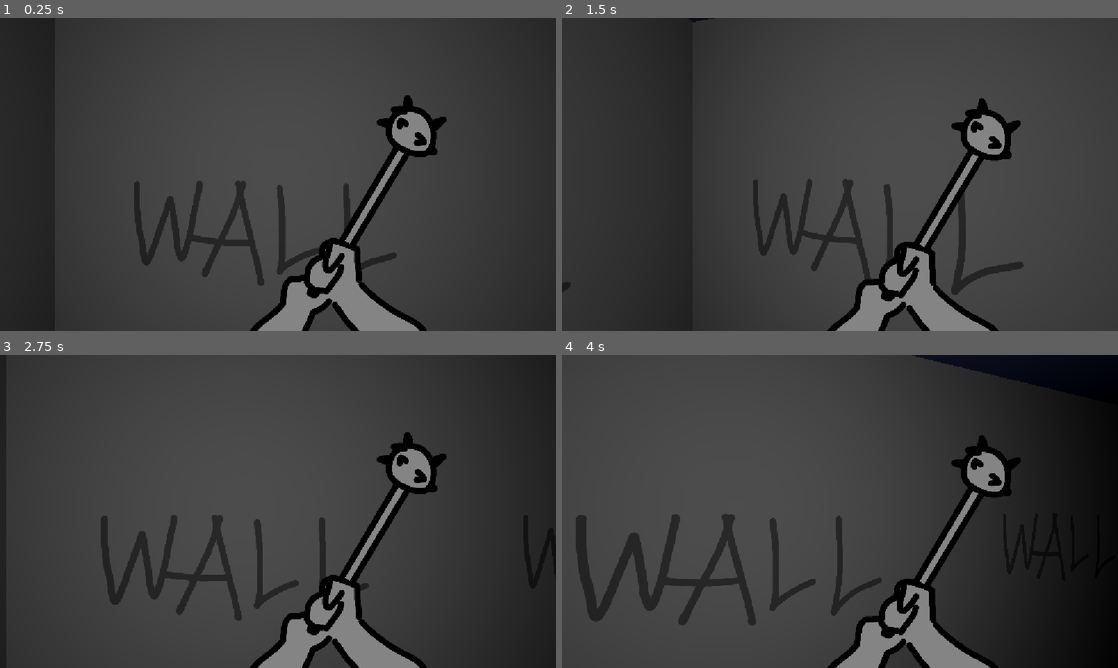
Above: before the commit, frames 1-4 (two rows, left to right).
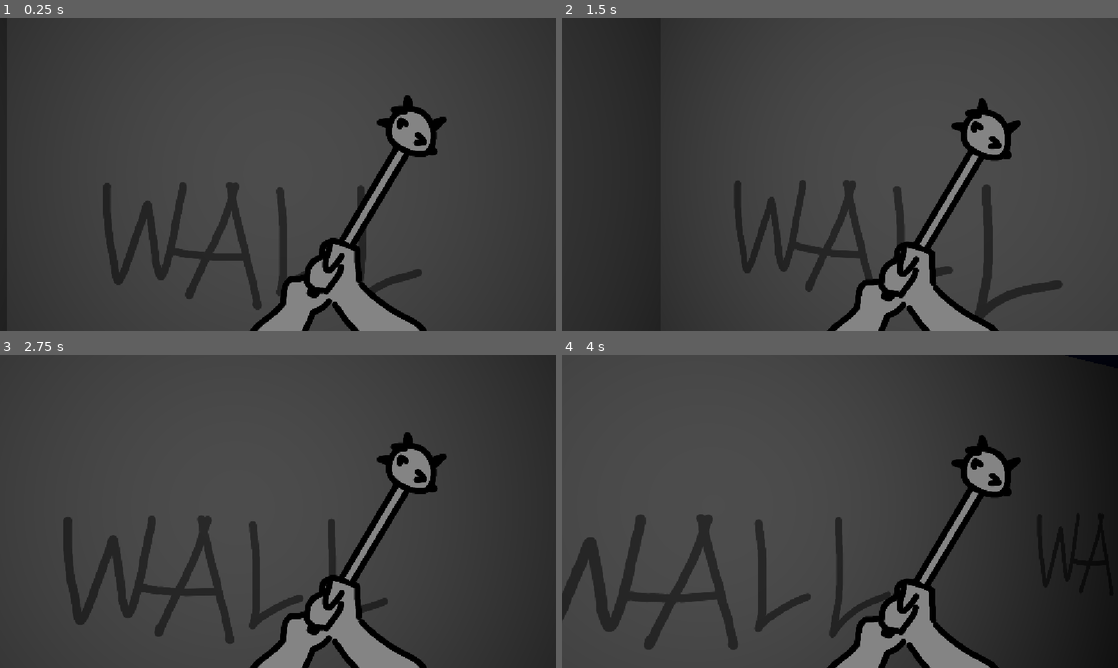
Above: after the commit, the same moments.

Repository: kerivin/dungeon-crawler
Game: Godot game, scene res://scenes/level.tscn
Two runs of this game, one before a commit and one after it. Both use one fixed random seed, a clock stepped at 60 frames per second and the inputs below. The project has no main scene, so this scene is started directly.
Inputs (mouse positions are in pixels of both pictures, inside the frame that each line leads up to):
- Up to frame 1 (0.25 s): no input
- Up to frame 2 (1.5 s): tap Enter at 0.5 s; move the mouse to (867, 174) at 0.52 s; hold Up (move_forward) from 0.53 s (still down); move the mouse to (812, 174) at 1.27 s
- Up to frame 3 (2.75 s): keep holding Up (move_forward); move the mouse to (289, 505) at 2.02 s
- Up to frame 4 (4 s): keep holding Up (move_forward); tap Space at 2.75 s; move the mouse to (834, 517) at 2.77 s; move the mouse to (878, 514) at 3.52 s

The runs differ from the first frame. In frame 1, 4.8% of the frame differs, in the area x 9-76%, y 0-100%; in frame 2, 4.7%; in frame 3, 7.2%; in frame 4, 9.4%, in the area x 0-96%, y 0-95%.

Commit message:
prioritize last input

Diff:
--- a/resources/bg_tile_test.tres
+++ b/resources/bg_tile_test.tres
@@ -9,6 +9,6 @@
 id = -2
 floor_texture = ExtResource("1_d3u1e")
 texture = ExtResource("2_8ovnp")
-horizontal_repeat = 2
-vertical_repeat = 2
+horizontal_repeat = 3
+vertical_repeat = 3
 metadata/_custom_type_script = "uid://cmsd7aamchffq"
--- a/scenes/player.tscn
+++ b/scenes/player.tscn
@@ -43,11 +43,12 @@
 
 [node name="Player" type="Node3D" unique_id=1133914630]
 script = ExtResource("1_3vyb7")
-move_threshold = 0.5
+move_threshold = 0.8
+output_moving_info = true
 
 [node name="Camera3D" type="Camera3D" parent="." unique_id=1526682563]
 current = true
-fov = 70.0
+fov = 60.0
 script = ExtResource("2_qhqgy")
 
 [node name="SpriteOverlay" type="CanvasLayer" parent="Camera3D" unique_id=1228645838]
--- a/scripts/player.gd
+++ b/scripts/player.gd
@@ -15,6 +15,7 @@
 
 var _moving: bool = false
 var _current_axis := Vector3.ZERO
+var _input_history = []
 
 func _ready() -> void:
 	Input.mouse_mode = Input.MOUSE_MODE_CAPTURED
@@ -24,15 +25,22 @@
 	_process_movement(delta)
 
 func _process_movement(delta: float) -> void:
-	var raw_move: Vector2 = Vector2.ZERO
-	if Input.is_action_pressed("move_forward"):
-		raw_move = Vector2(0, 1)
-	elif Input.is_action_pressed("move_backward"):
-		raw_move = Vector2(0, -1)
-	elif Input.is_action_pressed("move_left"):
-		raw_move = Vector2(-1, 0)
-	elif Input.is_action_pressed("move_right"):
-		raw_move = Vector2(1, 0)
+	var actions: Dictionary[StringName, Vector2] = {
+		"move_forward" :	Vector2(0, 1),
+		"move_backward" :	Vector2(0, -1),
+		"move_left" :		Vector2(-1, 0),
+		"move_right" :		Vector2(1, 0)
+	}
+
+	for action in actions:
+		if Input.is_action_just_pressed(action):
+			_input_history.push_back(action)
+		elif Input.is_action_just_released(action):
+			_input_history.erase(action)
+
+	var raw_move := Vector2.ZERO
+	if !_input_history.is_empty():
+		raw_move = actions[_input_history[-1]]
 
 	if raw_move.is_zero_approx():
 		_stop_moving("raw_move.is_zero_approx(): %s" % raw_move)
